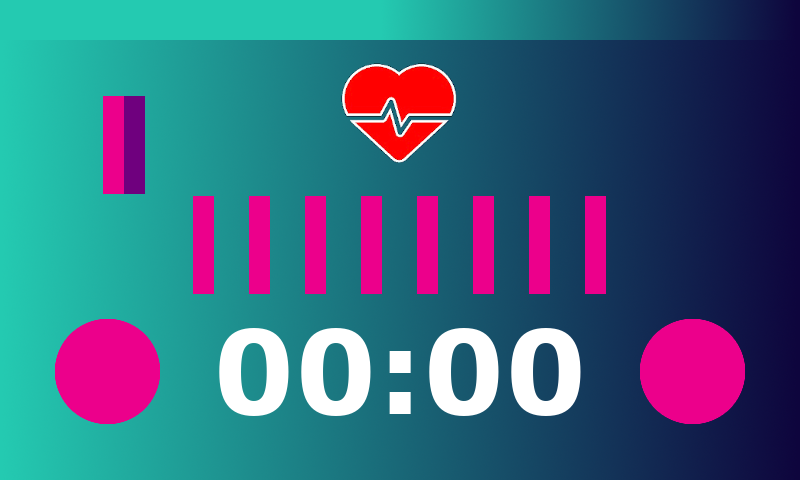
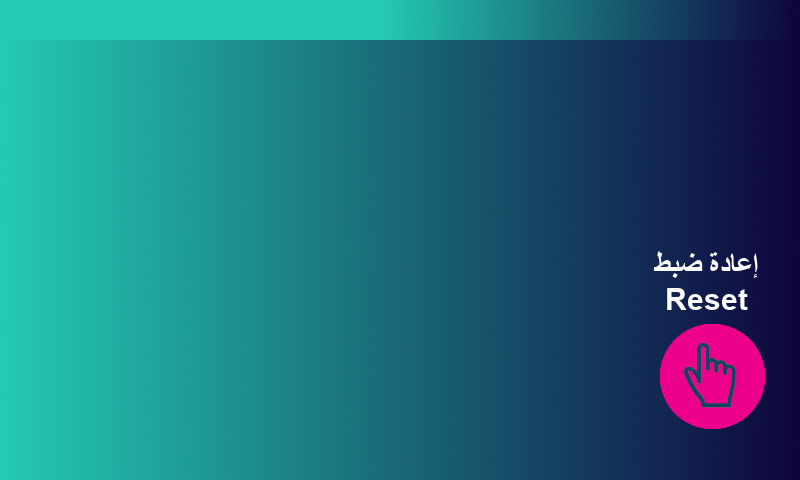
Two versions of the same layered image (800 x 480). Layer-by-layer changes:
hid "00:00" over [219, 328, 581, 416]
hid "health-bad" over [124, 96, 145, 194]
hid "health-good" over [103, 96, 124, 194]
added layer "إعادة ضبط ..." above "button copy" over [654, 251, 758, 310]
painted on "button copy" over [640, 319, 765, 429]
hid "button" over [55, 319, 160, 424]
hid "health0" over [193, 196, 606, 294]
hid "Heart" over [341, 63, 457, 163]
hid "Heart Bg" over [322, 63, 479, 197]
hid group "Floated Layer #7" (4 layers) over [219, 328, 581, 416]
